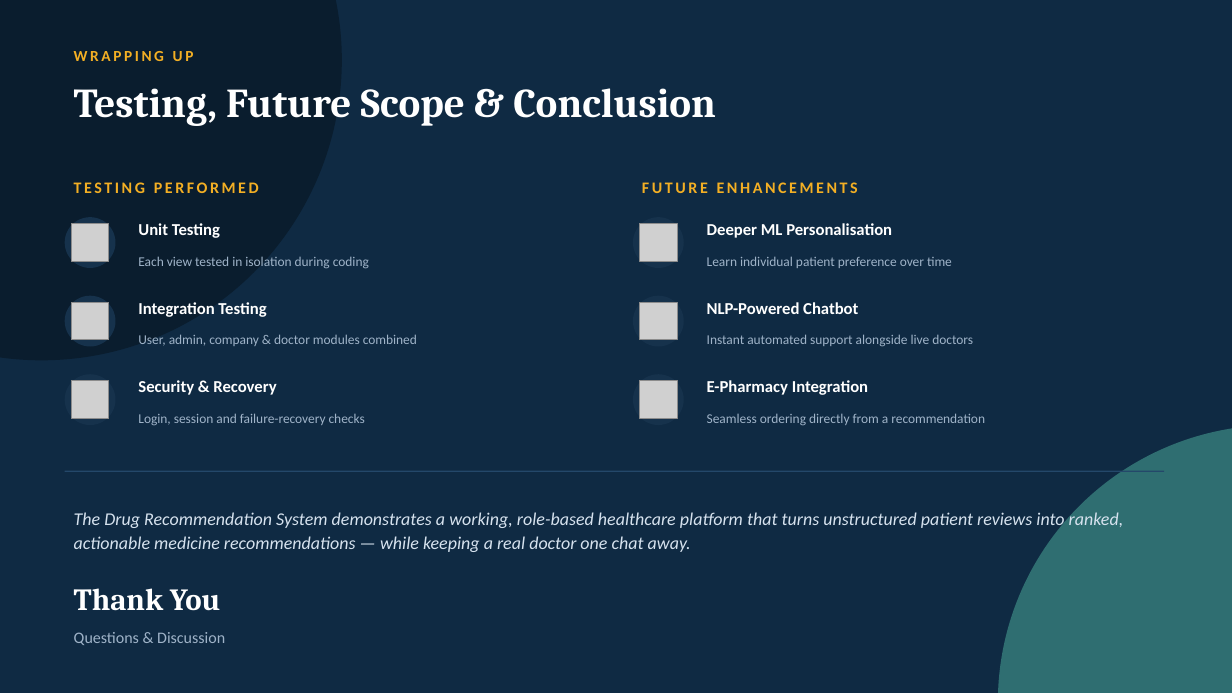
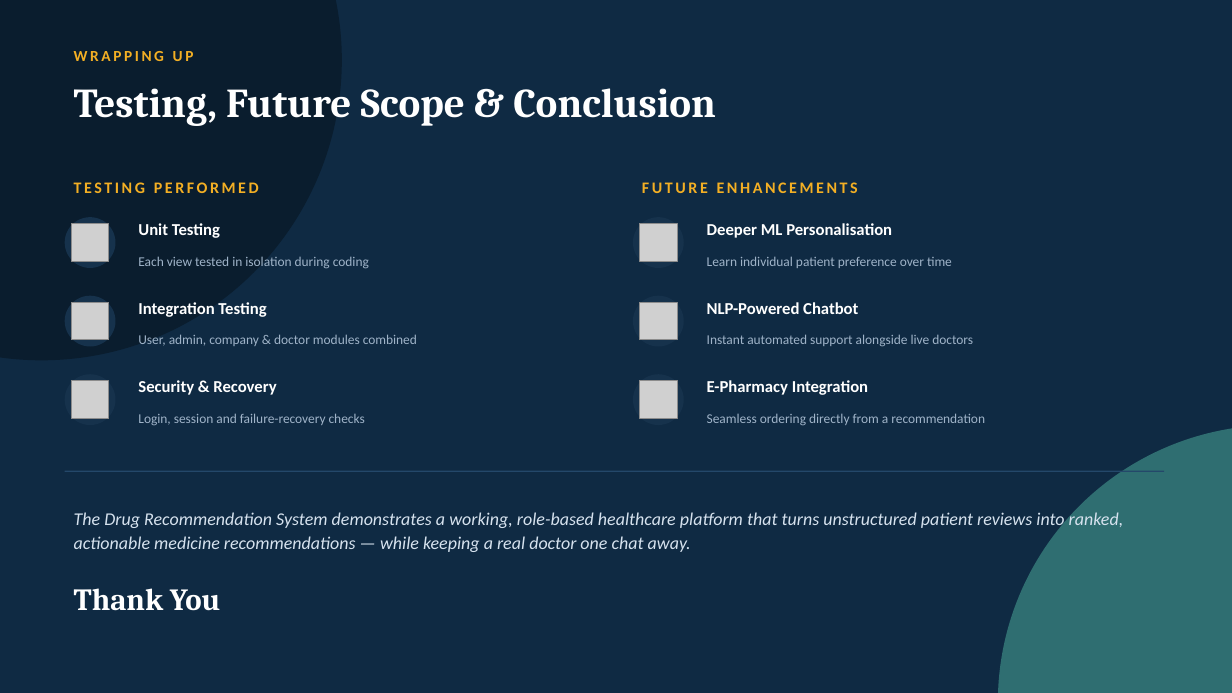
Before and after one commit to LiyonaJohny/drugrecomendation, a slide deck: slide 10 of Drug_Recommendation_System_Presentation.pptx. Drawn at 1232x693 pixels with LibreOffice and Linux fonts; fonts in the diff are those of the drawing; grey boxes stand for pictures. Boxes give left, top, right and bottom in pixels: in the first picture for what was removed or moved away, otherwise in the second. Text is boxed around its words. In the diff, an @@ line names an element or a change of style, - is before the commit and + after.

```diff
--- a/Drug_Recommendation_System_Presentation.pptx
+++ b/Drug_Recommendation_System_Presentation.pptx
@@ text removed at (x1=74, y1=632, x2=225, y2=645) @@
-Questions & Discussion
```
Also in this commit, not shown: 1 other slide changed, 27 other files.
